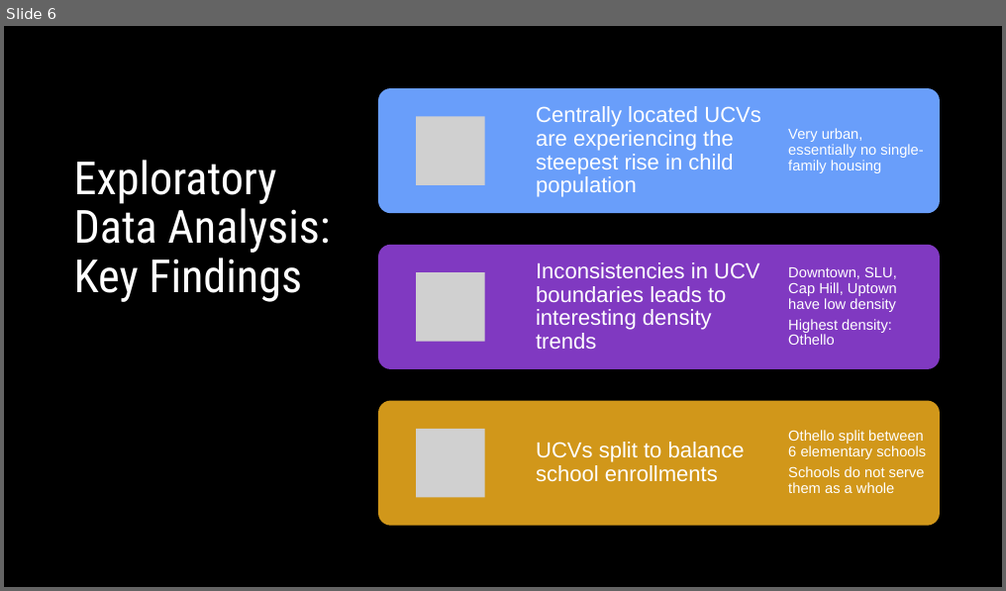
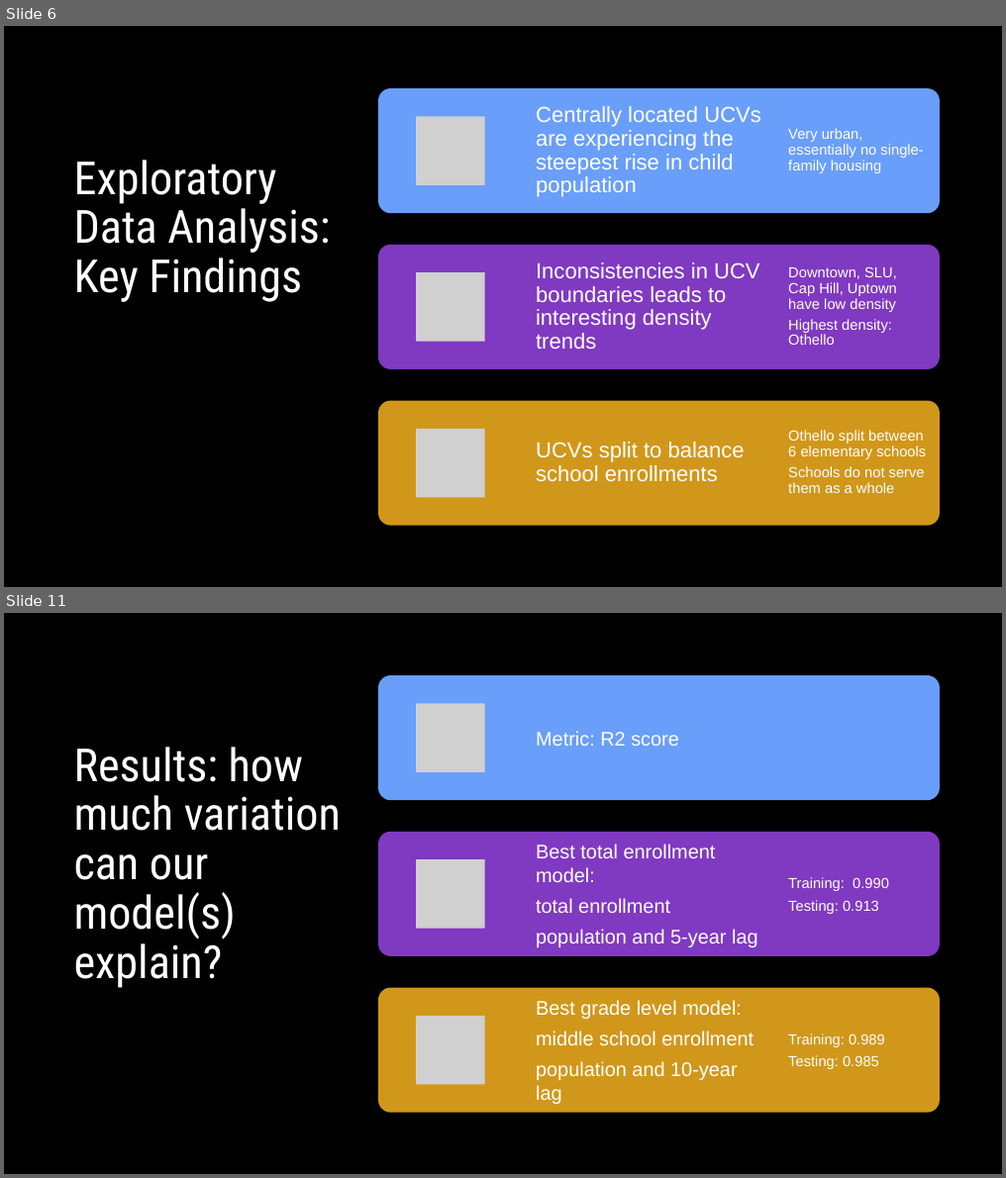
Before and after one commit to lauraminter/seattle-kids, a slide deck: assets/Seattle-kids-slides.pptx. Shown one above the other, each under a label of ours: slide 6 before the commit, slides 6 and 11 after it; the slides between them are not shown. The pictures are 1006x591 and 1006x1178 pixels, drawn with LibreOffice and Linux fonts; fonts in the diff are those of the drawing; grey boxes stand for pictures. Boxes give left, top, right and bottom in pixels: in the first picture for what was removed or moved away, otherwise in the second. Text is boxed around its words. In the diff, an @@ line names an element or a change of style, - is before the commit and + after.

Commit message:
added grade level analyses

```diff
--- a/assets/Seattle-kids-slides.pptx
+++ b/assets/Seattle-kids-slides.pptx
@@ slide 11 added at <box>4,613,1002,1174</box>, background #000000 @@
@@ title added at <box>74,747,341,988</box>, 44 pt, text #FFFFFF @@
+Results: how much variation can our model(s) explain?
@@ group added at <box>378,675,940,1113</box>: 5 texts, 3 rounded rectangles, 3 pictures @@
+Metric: R2 score
+Best total enrollment model:
+total enrollment
+population and 5-year lag
+Training: 0.990
+Testing: 0.913
+Best grade level model:
+middle school enrollment
+population and 10-year lag
+Training: 0.989
+Testing: 0.985
```
Also in this commit, not shown: 6 slides changed, 1 slide removed, 1 other file.
